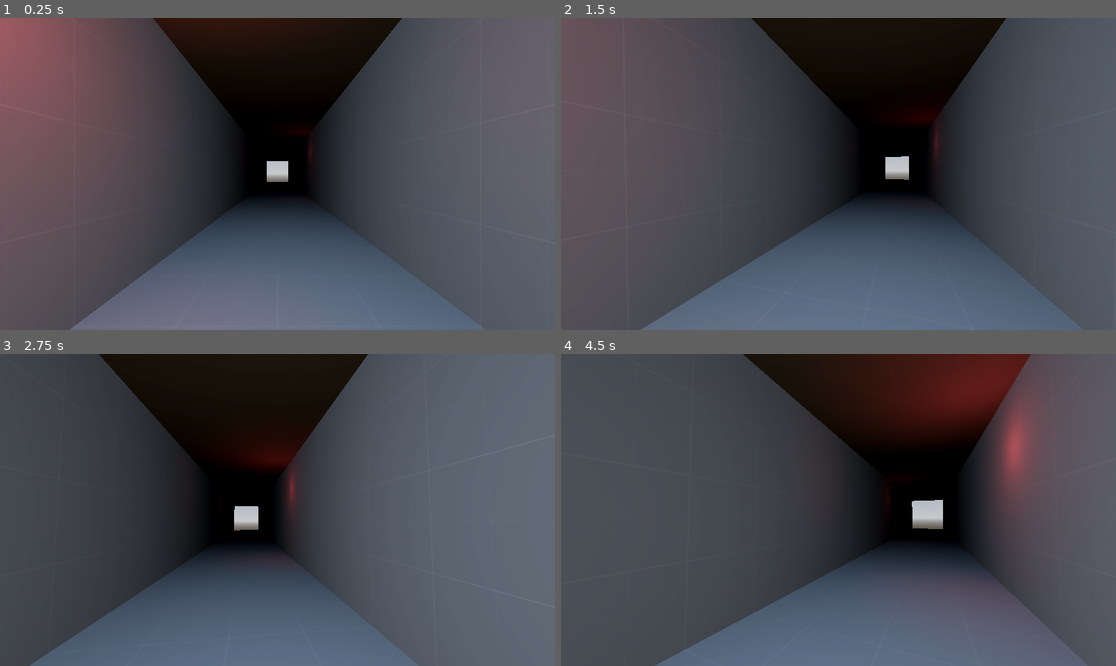
Above: before the commit, frames 1-4 (two rows, left to right).
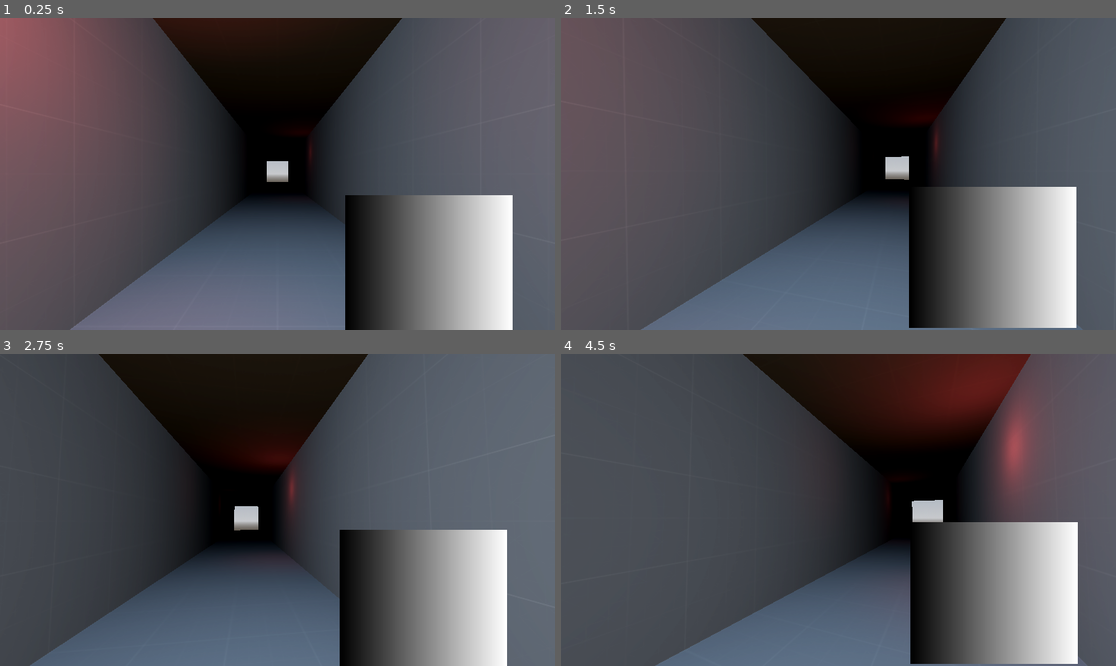
Above: after the commit, the same moments.

Repository: Bigaston/LDJam55
Game: Godot game, scene res://scenes/game/level.tscn
Two runs of this game, one before a commit and one after it. Both use one fixed random seed, a clock stepped at 60 frames per second and the inputs below.
Inputs (mouse positions are in pixels of both pictures, inside the frame that each line leads up to):
- Up to frame 1 (0.25 s): no input
- Up to frame 2 (1.5 s): tap Enter at 0.5 s; move the mouse to (866, 174) at 0.52 s; hold W (move_forward) from 0.53 s (still down); move the mouse to (810, 174) at 1.27 s
- Up to frame 3 (2.75 s): keep holding W (move_forward); move the mouse to (288, 503) at 2.02 s
- Up to frame 4 (4.5 s): keep holding W (move_forward); move the mouse to (832, 516) at 2.77 s; move the mouse to (877, 513) at 3.52 s; move the mouse to (794, 506) at 4.27 s

The runs differ from the first frame. In frame 1, 12% of the frame differs, in the area x 62-93%, y 56-100%; in frame 2, 13%, in the area x 62-93%, y 54-100%; in frame 3, 12%; in frame 4, 12%.

Commit message:
Add bobing on right and

Diff:
--- a/objects/Player.gd
+++ b/objects/Player.gd
@@ -5,6 +5,8 @@
 @export_category("Sensitivity")
 @export var vertical_sensitivity = 0.01
 @export var horizontal_sensitivity = 0.01
+
+@export var book: Control
 
 var gravity = ProjectSettings.get_setting("physics/3d/default_gravity")
 
@@ -38,3 +40,5 @@
 	velocity *= speed
 
 	move_and_slide()
+
+	book.player_speed = velocity.length()
--- a/objects/Player.tscn
+++ b/objects/Player.tscn
@@ -1,14 +1,16 @@
-[gd_scene load_steps=3 format=3 uid="uid://ge5vudlmrbfh"]
+[gd_scene load_steps=4 format=3 uid="uid://ge5vudlmrbfh"]
 
 [ext_resource type="Script" path="res://objects/Player.gd" id="1_ck6yg"]
+[ext_resource type="PackedScene" uid="uid://dijrqujuat5md" path="res://objects/ui/Book.tscn" id="2_ph60a"]
 
 [sub_resource type="CapsuleShape3D" id="CapsuleShape3D_bd5pr"]
 
-[node name="Player" type="CharacterBody3D"]
+[node name="Player" type="CharacterBody3D" node_paths=PackedStringArray("book")]
 script = ExtResource("1_ck6yg")
 speed = 2.0
 vertical_sensitivity = 0.005
 horizontal_sensitivity = 0.005
+book = NodePath("Book")
 
 [node name="CollisionShape3D" type="CollisionShape3D" parent="."]
 shape = SubResource("CapsuleShape3D_bd5pr")
@@ -20,3 +22,6 @@
 
 [node name="AudioListener3D" type="AudioListener3D" parent="Neck/Camera3D"]
 current = true
+
+[node name="Book" parent="." instance=ExtResource("2_ph60a")]
+mouse_filter = 2
--- /dev/null
+++ b/objects/ui/Book.gd
@@ -0,0 +1,22 @@
+extends Control
+
+@export var closed_book: Control
+
+@export_category("Bobbing Multiplier")
+@export var speed_multiplier: float = 10
+@export var move_multiplier: float = 10
+
+var player_speed: float = 0
+
+var bobbing_progress = 0
+
+var initial_book_position: Vector2
+
+func _ready():
+	initial_book_position = $ClosedBook.position
+
+func _process(delta: float) -> void:
+	bobbing_progress += delta * player_speed
+
+	closed_book.position.x = initial_book_position.x + sin(bobbing_progress) * move_multiplier
+	closed_book.position.y = initial_book_position.y + cos(bobbing_progress * 1.2) * move_multiplier
--- /dev/null
+++ b/objects/ui/Book.tscn
@@ -0,0 +1,46 @@
+[gd_scene load_steps=4 format=3 uid="uid://dijrqujuat5md"]
+
+[ext_resource type="Script" path="res://objects/ui/Book.gd" id="1_07p7n"]
+
+[sub_resource type="Gradient" id="Gradient_ry0sm"]
+
+[sub_resource type="GradientTexture2D" id="GradientTexture2D_85bbc"]
+gradient = SubResource("Gradient_ry0sm")
+
+[node name="Book" type="Control" node_paths=PackedStringArray("closed_book")]
+layout_mode = 3
+anchors_preset = 15
+anchor_right = 1.0
+anchor_bottom = 1.0
+grow_horizontal = 2
+grow_vertical = 2
+script = ExtResource("1_07p7n")
+closed_book = NodePath("ClosedBook")
+speed_multiplier = 20.0
+
+[node name="ClosedBook" type="Control" parent="."]
+layout_mode = 1
+anchors_preset = 3
+anchor_left = 1.0
+anchor_top = 1.0
+anchor_right = 1.0
+anchor_bottom = 1.0
+offset_left = -40.0
+offset_top = -40.0
+grow_horizontal = 0
+grow_vertical = 0
+
+[node name="TextureRect" type="TextureRect" parent="ClosedBook"]
+layout_mode = 1
+anchors_preset = 3
+anchor_left = 1.0
+anchor_top = 1.0
+anchor_right = 1.0
+anchor_bottom = 1.0
+offset_left = -437.0
+offset_top = -290.0
+offset_right = -90.0
+offset_bottom = 4.0
+grow_horizontal = 0
+grow_vertical = 0
+texture = SubResource("GradientTexture2D_85bbc")
